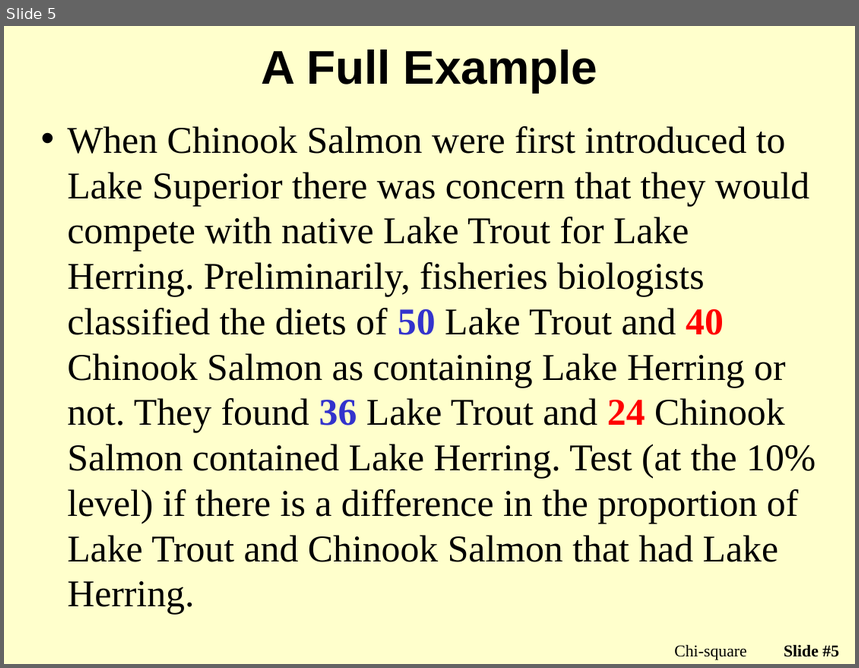
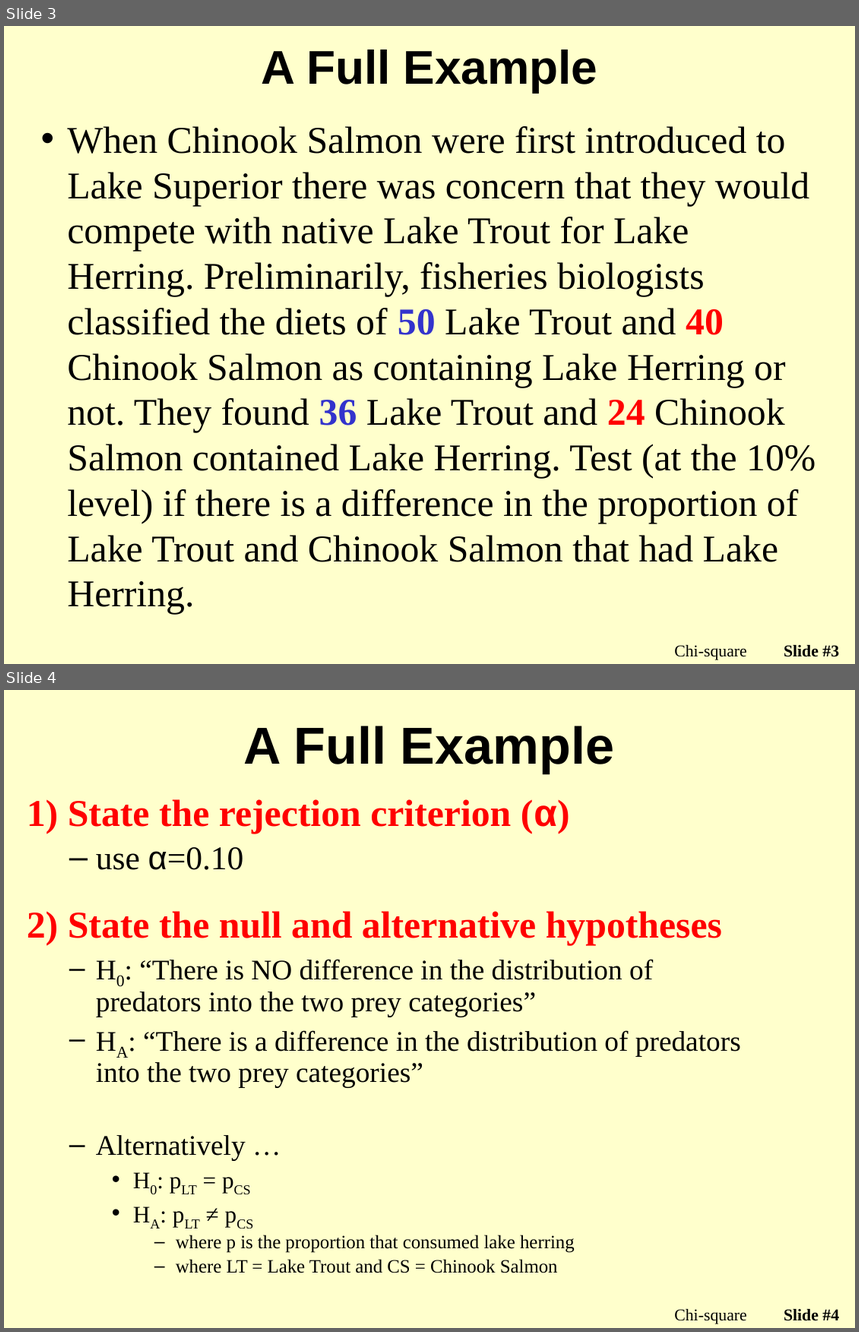
Before and after one commit to droglenc/NCMTH107, a slide deck: modules/Chi_Square/PPT2.pptx. Shown one above the other, each under a label of ours: slide 5 before the commit, slides 3 and 4 after it. The pictures are 859x668 and 859x1332 pixels, drawn with LibreOffice and Linux fonts; fonts in the diff are those of the drawing; background and template pictures are left out. Boxes give left, top, right and bottom in pixels: in the first picture for what was removed or moved away, otherwise in the second. Text is boxed around its words. In the diff, an @@ line names an element or a change of style, - is before the commit and + after.

Commit message:
Starting to update the chi-square module

```diff
--- a/modules/Chi_Square/PPT2.pptx
+++ b/modules/Chi_Square/PPT2.pptx
@@ slide 4 added at bbox=[4, 690, 855, 1328], background picture (left out) @@
@@ title added at bbox=[244, 726, 614, 773], 44 pt, text #000000, bold @@
+A Full Example
@@ text added at bbox=[27, 799, 741, 1274], 24 pt, text #000000 @@
+1) State the rejection criterion (α)
+  – use α=0.10
+2) State the null and alternative hypotheses
+  – H0: “There is NO difference in the distribution of predators into the two prey categories”
+  – HA: “There is a difference in the distribution of predators into the two prey categories”
+  – Alternatively …
+    • H0: pLT = pCS
+    • HA: pLT ≠ pCS
+      – where p is the proportion that consumed lake herring
+      – where LT = Lake Trout and CS = Chinook Salmon
@@ text added at bbox=[674, 1309, 747, 1325], 14 pt, text #000000 @@
+Chi-square
@@ page number added at bbox=[784, 1309, 839, 1322], 14 pt, text #000000, bold @@
+Slide #4
@@ what was slide 5 is now slide 3 @@
@@ page number at bbox=[784, 645, 839, 658]: text changed @@
-Slide #5
+Slide #3
```
Also in this commit, not shown: 1 slide changed, 5 other slides added, 2 slides removed, 1 other file.
